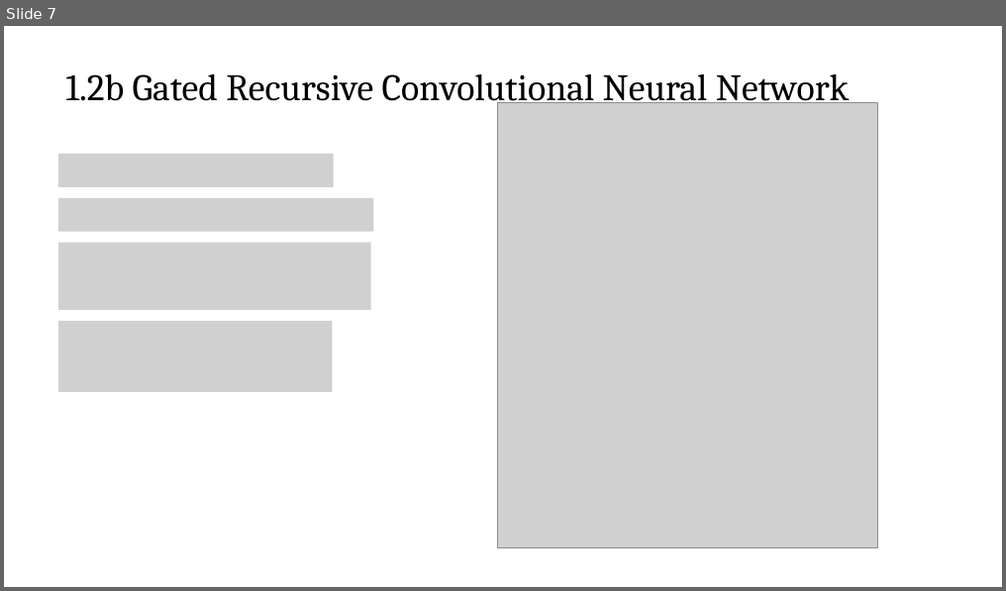
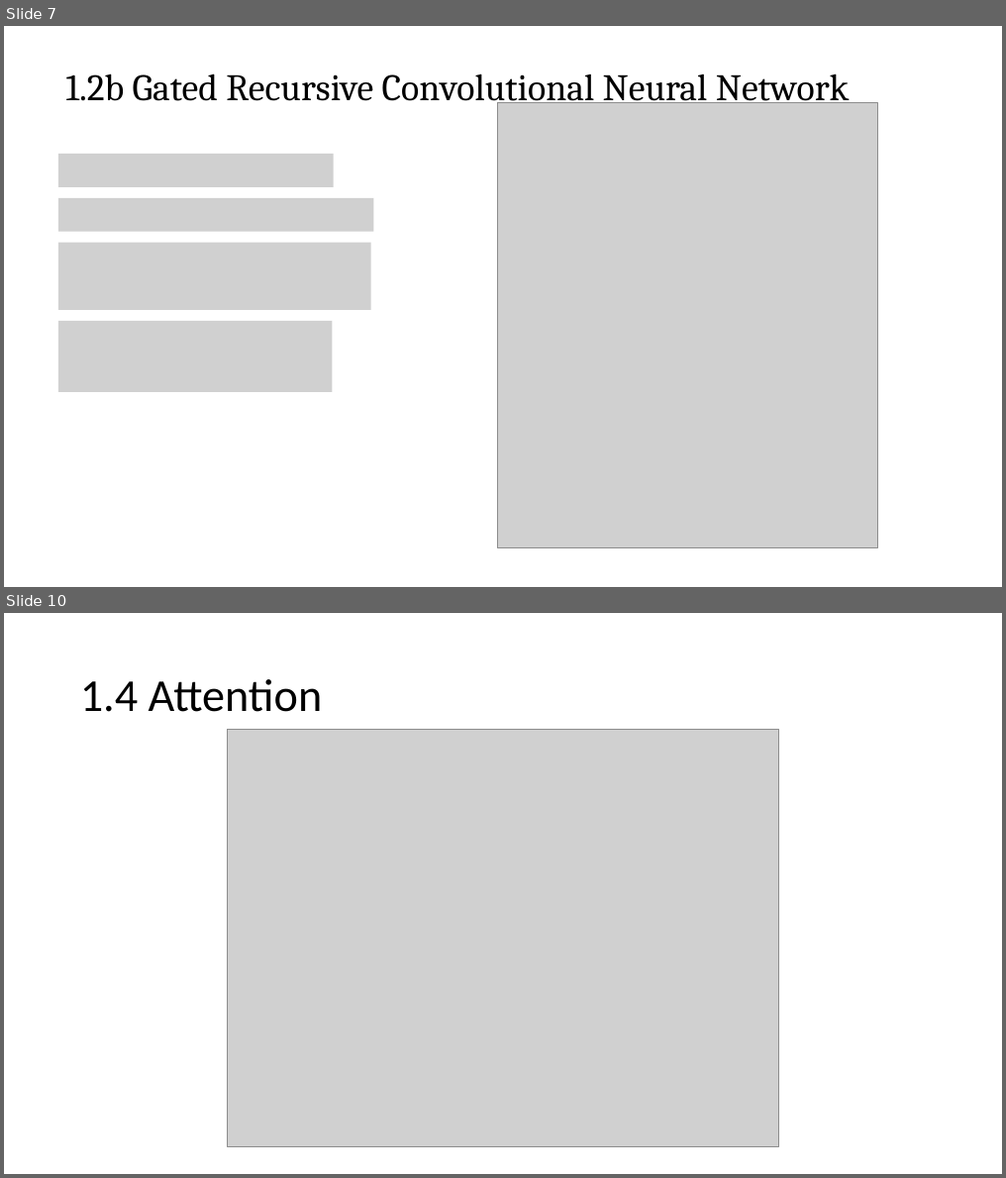
Before and after one commit to nguyenduyhanlam/PTXS-GTNN, a slide deck: encoder_decoder.pptx. Shown one above the other, each under a label of ours: slide 7 before the commit, slides 7 and 10 after it; the slides between them are not shown. The pictures are 1006x591 and 1006x1178 pixels, drawn with LibreOffice and Linux fonts; fonts in the diff are those of the drawing; grey boxes stand for pictures. Boxes give left, top, right and bottom in pixels: in the first picture for what was removed or moved away, otherwise in the second. Text is boxed around its words. In the diff, an @@ line names an element or a change of style, - is before the commit and + after.

```diff
--- a/encoder_decoder.pptx
+++ b/encoder_decoder.pptx
@@ slide 10 added at (4,613,1002,1174), background #FFFFFF @@
@@ title added at (80,679,323,712), 44 pt, text #000000 @@
+1.4 Attention
@@ picture added at (228,729,779,1147) @@
```
Also in this commit, not shown: 1 slide changed, 5 other slides added, 1 slide removed, 3 other files.
